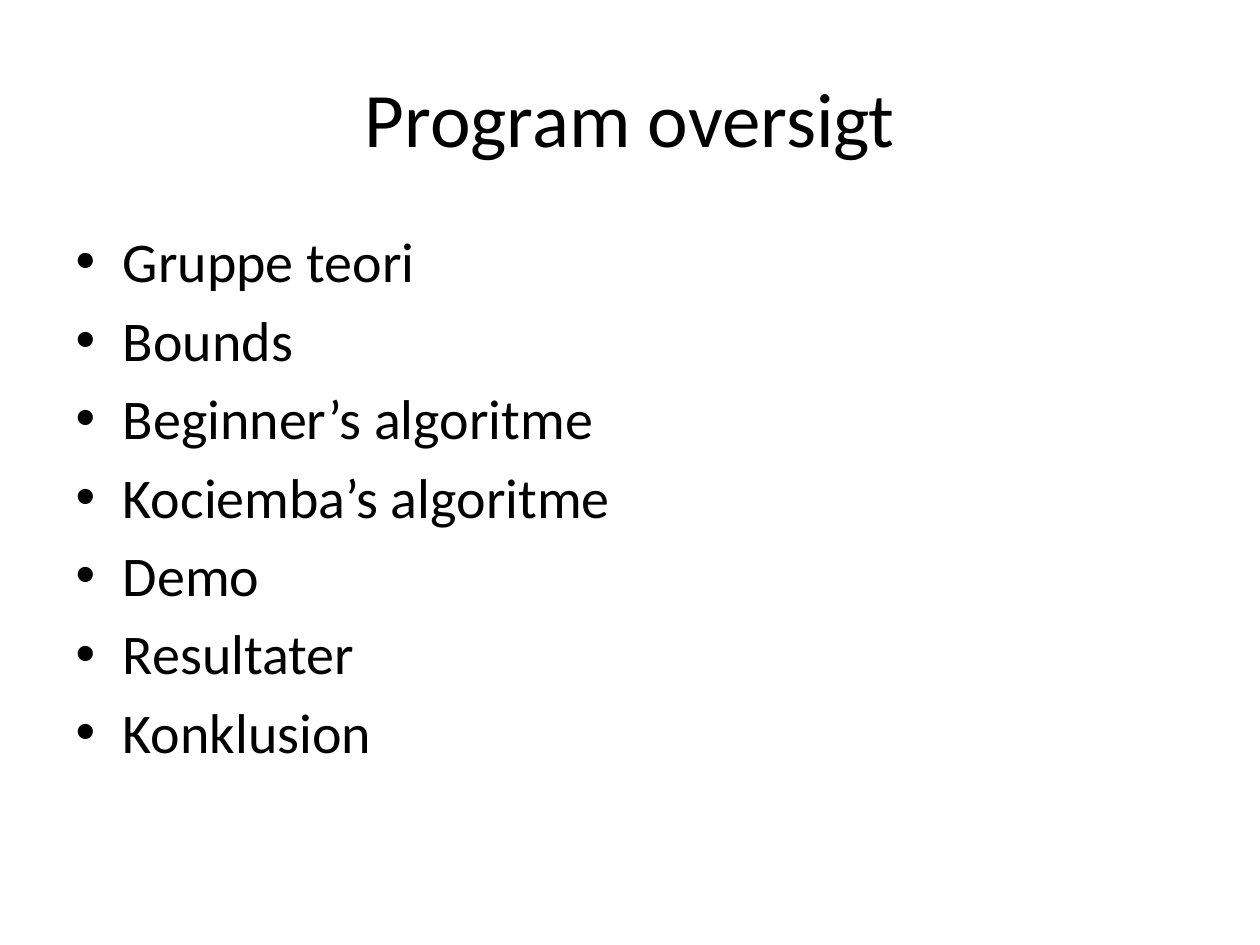
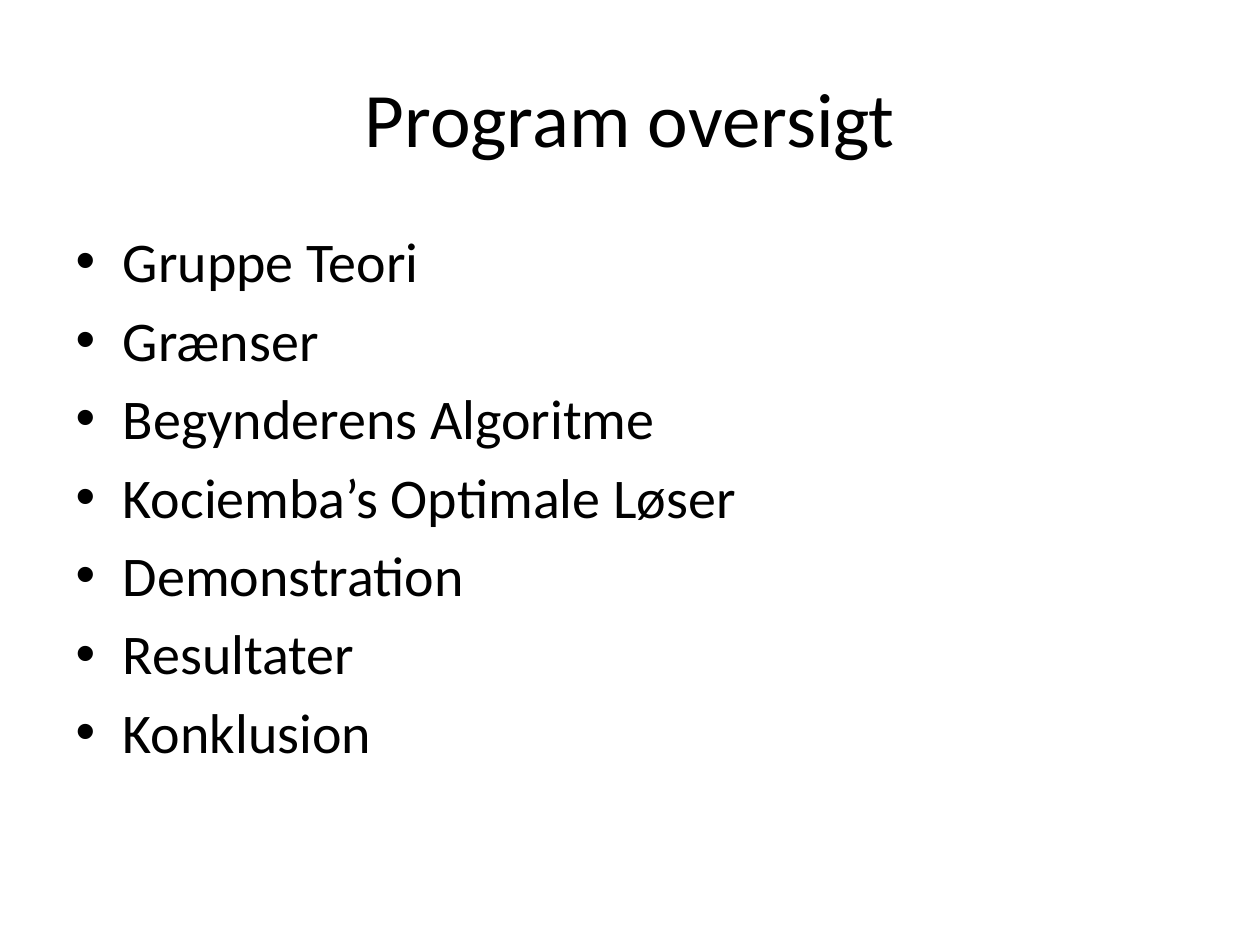
Before and after one commit to rasmusprentow/a215, a slide deck: slide 5 of Fremlæggelse/Rubik’s Cube.pptx. Drawn at 1260x945 pixels with LibreOffice and Linux fonts; fonts in the diff are those of the drawing. Boxes give left, top, right and bottom in pixels: in the first picture for what was removed or moved away, otherwise in the second. Text is boxed around its words. In the diff, an @@ line names an element or a change of style, - is before the commit and + after.

```diff
--- a/Fremlæggelse/Rubik’s Cube.pptx
+++ b/Fremlæggelse/Rubik’s Cube.pptx
@@ text at box(123, 243, 735, 597): text changed @@
-• Gruppe teori
-• Bounds
-• Beginner’s algoritme
-• Kociemba’s algoritme
-• Demo
+• Gruppe Teori
+• Grænser
+• Begynderens Algoritme
+• Kociemba’s Optimale Løser
+• Demonstration
```
Also in this commit, not shown: 3 other slides changed, 2 slides added, 1 slide removed.
